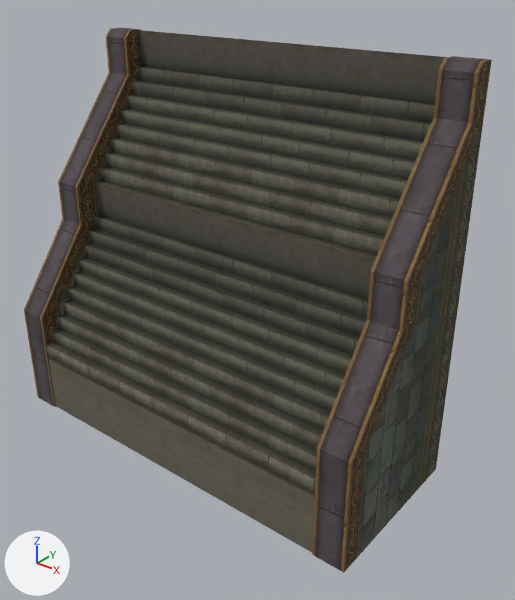
Two versions of the OBJ model sceneobjs/zhanchang_fuben_367/zhanchang_fuben_367_louti02.obj, one commit apart.
Both versions are drawn from a camera (50 mm lens) standing at (802.0, -1047.0, 483.0) and looking at (75.0, -137.0, -82.0). Lighting does not change. The marker at lower left points along +X, +Y and +Z. Where no turn or scale is listed for an object, it has been applied to the vertices. Vertices at the same position are counted once.

Objects in the first picture: 'zhanchang_fuben_367_louti02'.
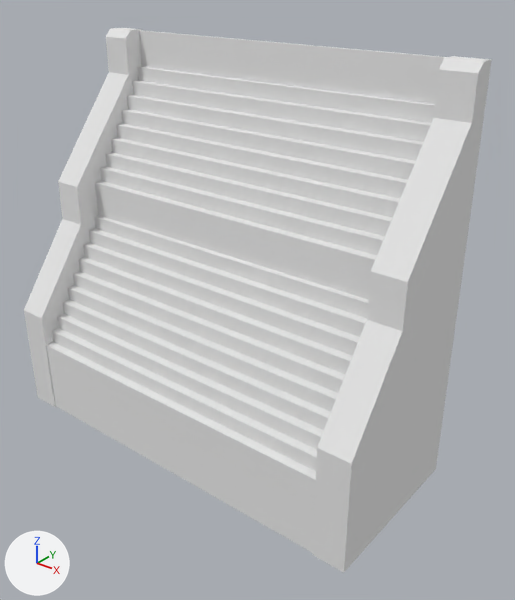
Boxes (x1, y1, x2, y2) around the edits, measured in the pictures (515 x 600 px):
part 1 of me_zhanchang_fuben_367_louti02, recoloured (grey to white): (47, 67, 435, 493) in both
part 2 of me_zhanchang_fuben_367_louti02, recoloured: (24, 28, 492, 573) in both
part 3 of me_zhanchang_fuben_367_louti02, recoloured (black to grey): (57, 134, 455, 556) in both
part 4 of me_zhanchang_fuben_367_louti02, recoloured: (121, 119, 484, 489) in both

The edits, one by one:
Material 'material_5' (mat_material_5_1) is new.
Its base color is (0.8, 0.8, 0.8) (white #e7e7e7).
Its roughness is 1.0.
Material 'material_2' (mat_material_2_1) is new.
Its base color is (0.8, 0.8, 0.8) (white #e7e7e7).
Its roughness is 1.0.
Material 'material_3' (mat_material_3_1) is new.
Its base color is (0.8, 0.8, 0.8) (white #e7e7e7).
Its roughness is 1.0.
Material 'material_4' (mat_material_4_1) is new.
Its base color is (0.8, 0.8, 0.8) (white #e7e7e7).
Its roughness is 1.0.
me_zhanchang_fuben_367_louti02 has 335 vertices, 540 faces and spans x -394.0..394.0, y -321.0..0.0, z -390.0..346.0.
me_zhanchang_fuben_367_louti02 is used by ob_zhanchang_fuben_367_louti02; location (0.0, 0.0, 0.0).
me_zhanchang_fuben_367_louti02 part 1: all 328 faces that had it switch from mat_material_2 (picture img_zhanchang_fuben_367_louti_01_png) to mat_material_2_1 (white #e7e7e7).
me_zhanchang_fuben_367_louti02 part 2: all 144 faces that had it switch from mat_material_3 (picture img_zhanchang_fuben_367_louti_02_png) to mat_material_3_1 (white #e7e7e7).
me_zhanchang_fuben_367_louti02 part 3: all 32 faces that had it switch from mat_material_4 (picture img_zhanchan_fuben_367_dunzi_03_png) to mat_material_4_1 (white #e7e7e7).
me_zhanchang_fuben_367_louti02 part 4: all 36 faces that had it switch from mat_material_5 (picture img_zhanchan_fuben_367_dunzi_02_png) to mat_material_5_1 (white #e7e7e7).
